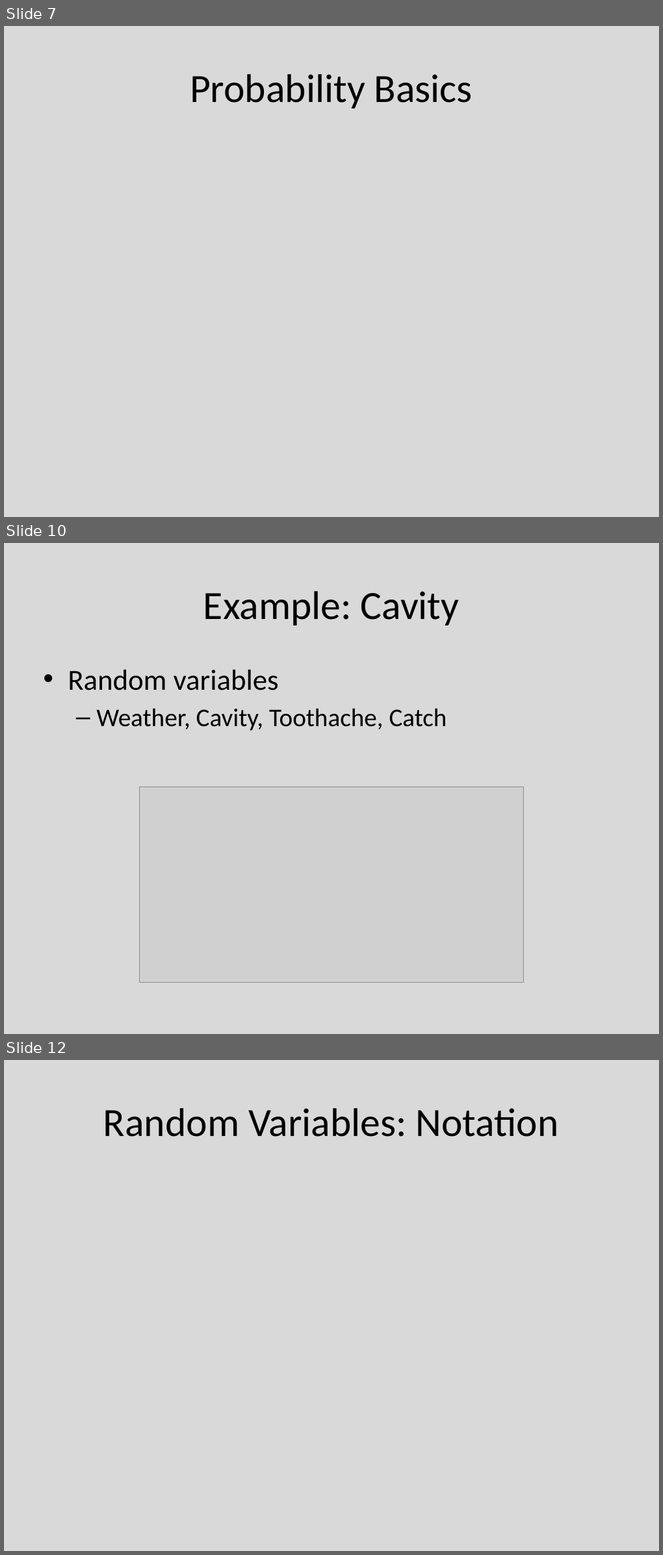
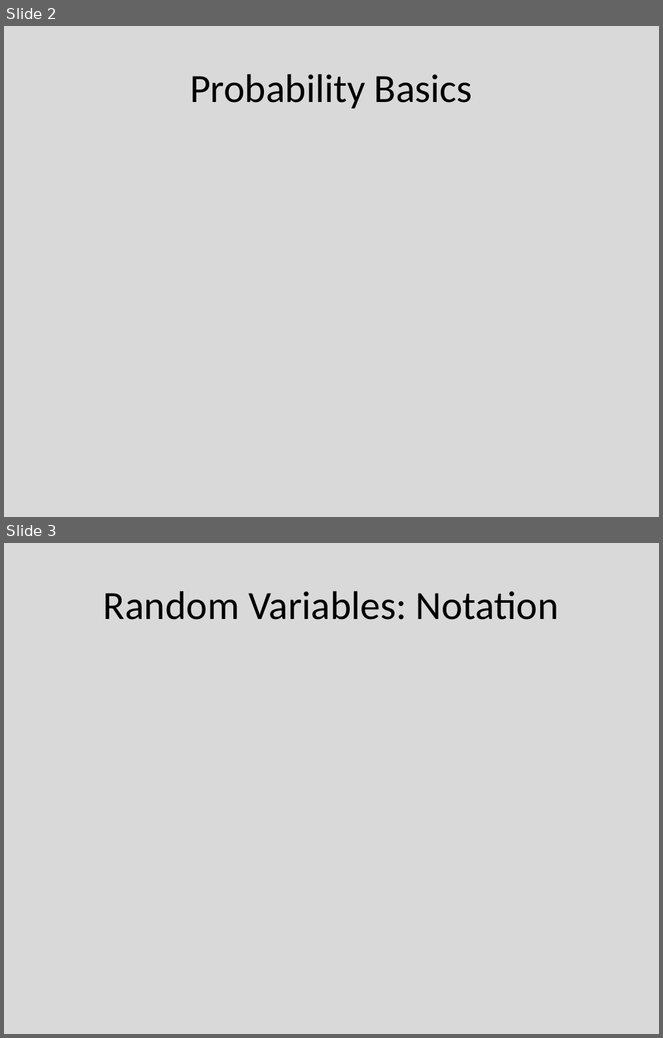
Before and after one commit to Mrtytt/SchoolNotes, a slide deck: 5_Donem_Ders_Notlari/YZ/07_uncertainty and Bayes' rule.pptx. Shown one above the other, each under a label of ours: slides 7, 10 and 12 before the commit, slides 2 and 3 after it; the slides between them are not shown. The pictures are 663x1555 and 663x1038 pixels, drawn with LibreOffice and Linux fonts; fonts in the diff are those of the drawing; grey boxes stand for pictures. Boxes give left, top, right and bottom in pixels: in the first picture for what was removed or moved away, otherwise in the second. Text is boxed around its words. In the diff, an @@ line names an element or a change of style, - is before the commit and + after.

```diff
--- a/5_Donem_Ders_Notlari/YZ/07_uncertainty and Bayes' rule.pptx
+++ b/5_Donem_Ders_Notlari/YZ/07_uncertainty and Bayes' rule.pptx
@@ slide 10 removed at (4,543,659,1034), background #D9D9D9 @@
@@ title removed at (204,591,460,626) @@
-Example: Cavity
@@ text removed at (68,670,447,731) @@
-• Random variables
-  – Weather, Cavity, Toothache, Catch
@@ picture removed at (140,787,524,982) @@
@@ what was slide 7 is now slide 2 @@
@@ what was slide 12 is now slide 3 @@
```
Also in this commit, not shown: 8 other slides removed, 8 other files.
